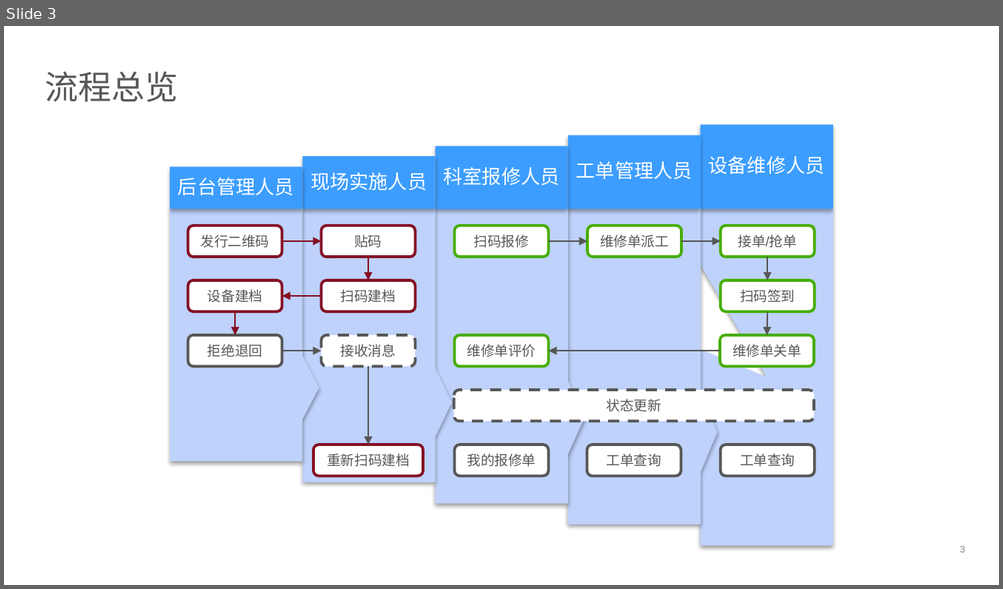
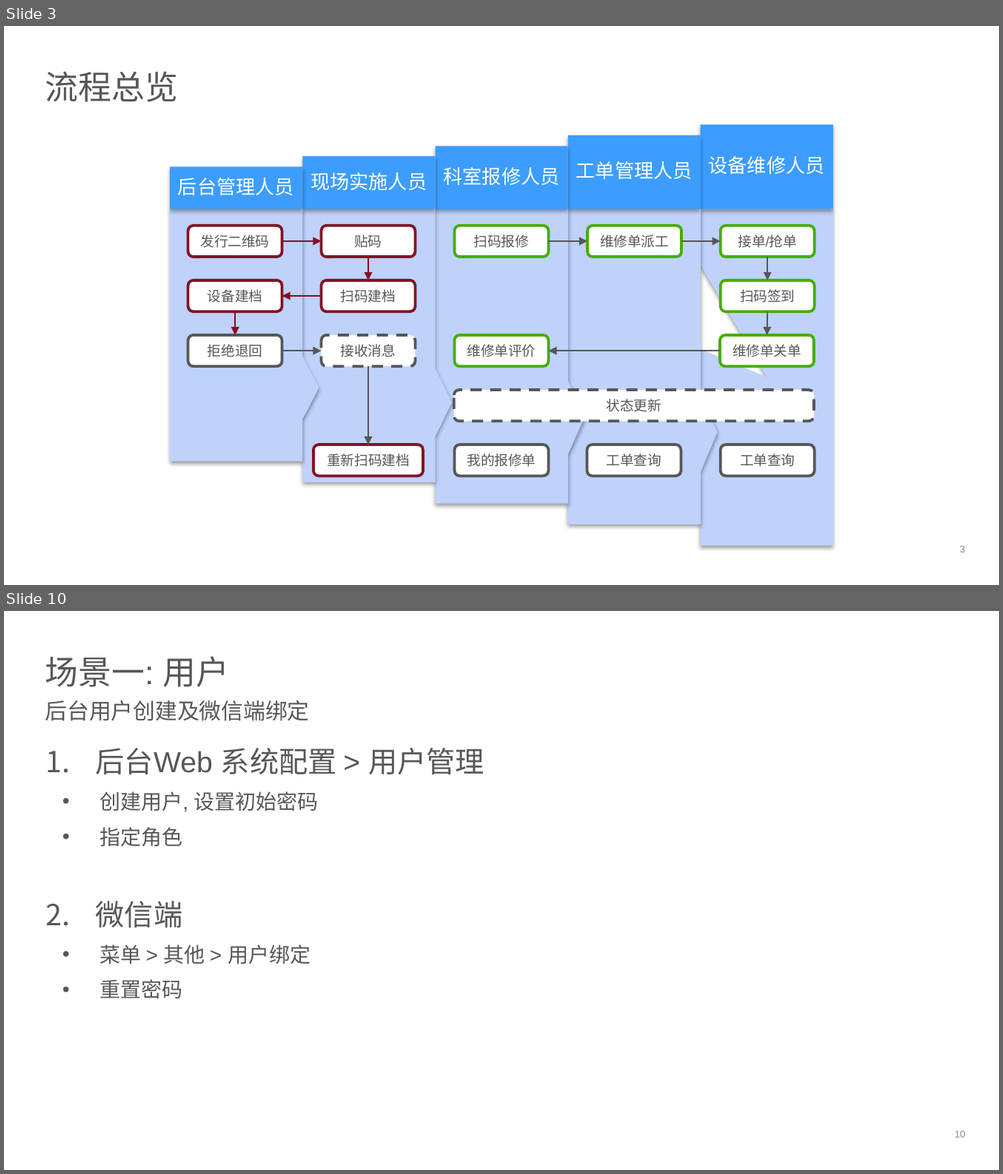
Before and after one commit to devhotmail/APMHome, a slide deck: Document/APM_userstories.pptx. Shown one above the other, each under a label of ours: slide 3 before the commit, slides 3 and 10 after it; the slides between them are not shown. The pictures are 1003x589 and 1003x1174 pixels, drawn with LibreOffice and Linux fonts; fonts in the diff are those of the drawing; background and template pictures are left out. Boxes give left, top, right and bottom in pixels: in the first picture for what was removed or moved away, otherwise in the second. Text is boxed around its words. In the diff, an @@ line names an element or a change of style, - is before the commit and + after.

```diff
--- a/Document/APM_userstories.pptx
+++ b/Document/APM_userstories.pptx
@@ slide 10 added at (4,611,999,1170), background #FFFFFF @@
@@ title added at (45,656,230,687), 24 pt, text #575757 @@
+场景一: 用户
@@ text added at (45,701,310,721), 16 pt, text #575757 @@
+后台用户创建及微信端绑定
@@ text added at (96,748,484,999), 15 pt, text #575757 @@
+1. 后台Web 系统配置 > 用户管理
+  • 创建用户, 设置初始密码
+  • 指定角色
+2. 微信端
+  • 菜单 > 其他 > 用户绑定
+  • 重置密码
@@ page number added at (954,1131,965,1138), 7 pt, text #898989 @@
+10
```
Also in this commit, not shown: 7 slides changed, 5 other slides added.
